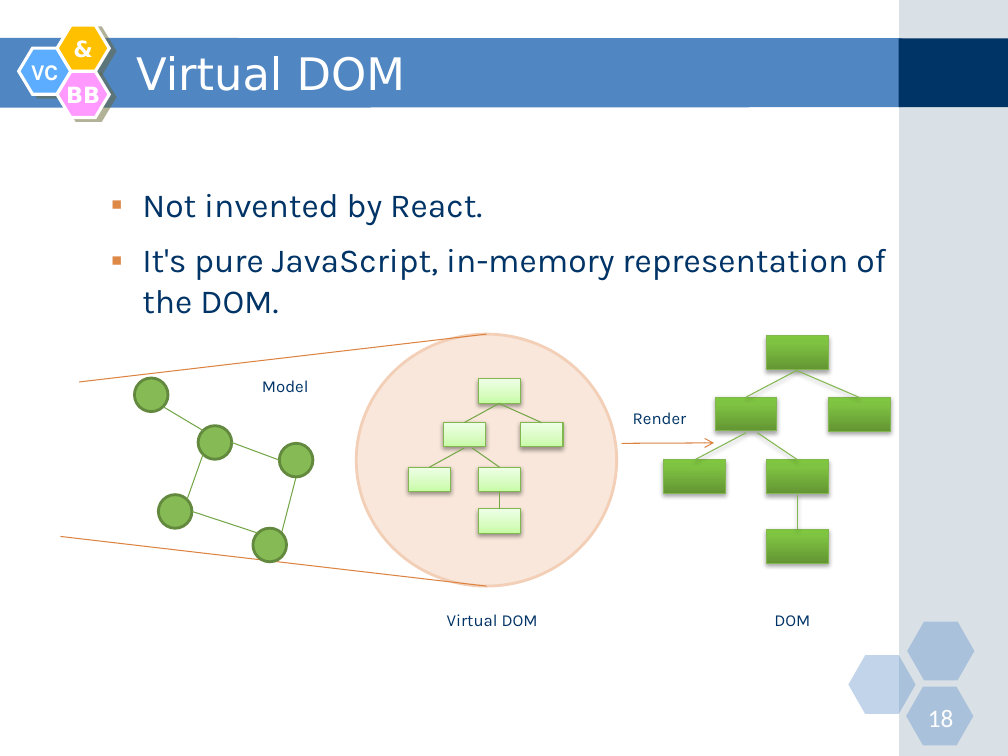
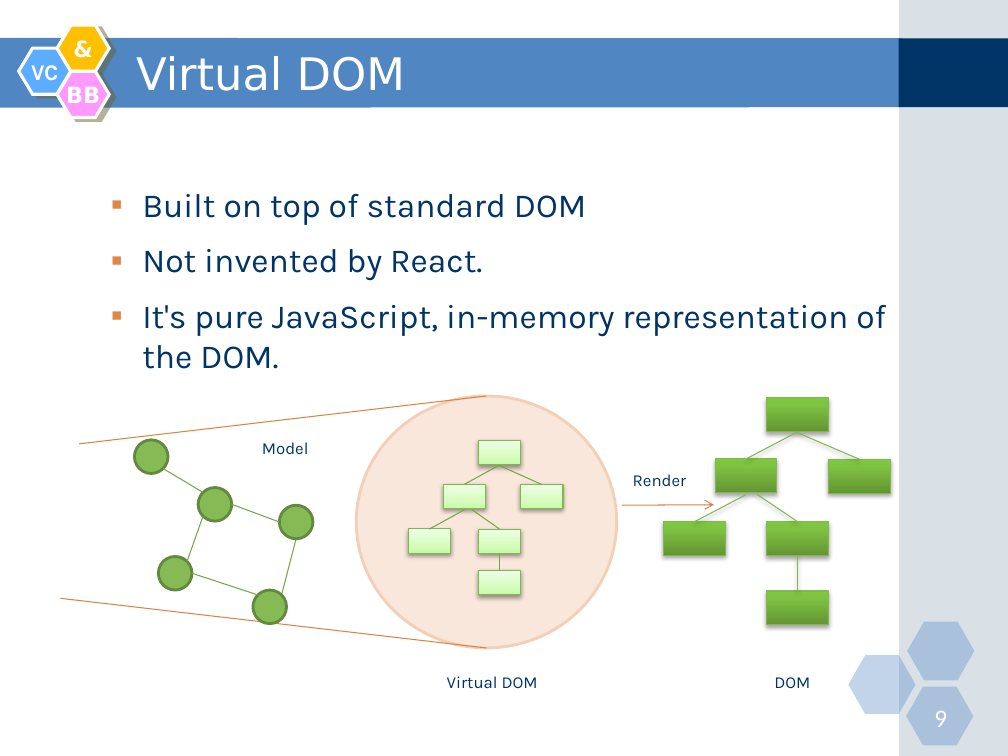
Before and after one commit to nguyenminhtiend/React-Document, a slide deck: slide 9 of React_Slide.pptx (slide 18 before the commit). Drawn at 1008x756 pixels with LibreOffice and Linux fonts; fonts in the diff are those of the drawing. Boxes give left, top, right and bottom in pixels: in the first picture for what was removed or moved away, otherwise in the second. Text is boxed around its words. In the diff, an @@ line names an element or a change of style, - is before the commit and + after.

```diff
--- a/React_Slide.pptx
+++ b/React_Slide.pptx
@@ text at [142,194,586,225]: paragraph added @@
+  ▪ Built on top of standard DOM
@@ 12 lines, 10 rectangles, 5 ellipses, 4 texts, 1 arrow: place and size @@
-12 lines, 10 rectangles, 5 ellipses, 4 texts, 1 arrow at [79,334,860,626]
+12 lines, 10 rectangles, 5 ellipses, 4 texts, 1 arrow at [79,396,860,688]
@@ 5 lines, 2 rectangles, 1 ellipse: place and size @@
-5 lines, 2 rectangles, 1 ellipse at [60,397,890,586]
+5 lines, 2 rectangles, 1 ellipse at [60,460,890,648]
@@ page number at [934,711,947,727]: text changed @@
-18
+9
```
Also in this commit, not shown: 1 other slide changed, 1 slide added.
